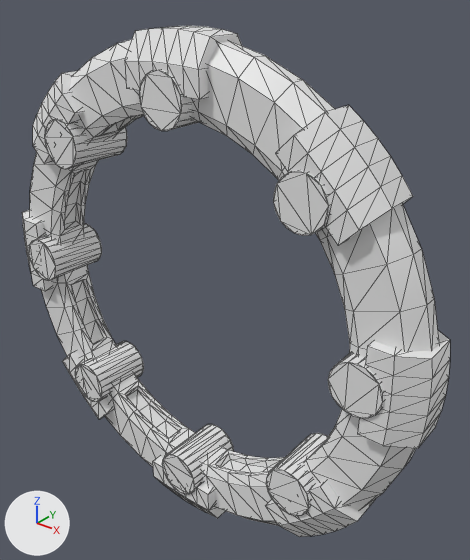
An edit to the FBX model Assets/Environment/Slipgate/Models/Slipgate.FBX, drawn before and after from the same camera.
Both versions are drawn from a 50 mm lens placed at (18.8, -20.3, 14.5), pointed at (1.3, 1.6, 0.9). Lighting does not change. The marker at lower left points along +X, +Y and +Z. Mesh edges are drawn as thin lines. Where no turn or scale is listed for an object, it has been applied to the vertices.

The scene before the commit, as lines of its bpy script (objects in view):
```python
me_mesh = bpy.data.meshes.new('Mesh')
me_mesh.from_pydata(...)  # 1056 vertices, 2048 faces; spans x -12.2..12.2, y -1.6..1.6, z -12.2..12.2
ob_slipgate = bpy.data.objects.new('Slipgate', me_mesh)
ob_slipgate.location = (0.0, 0.0, 0.0)
```
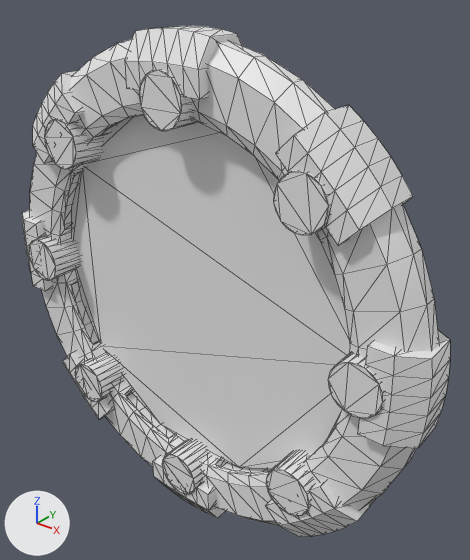
Changed parts and their boxes [x1, y1, x2, y2] in the pictures (470 x 560 px):
```json
{"object": "Portal", "change": "added", "after": [71, 115, 350, 469]}
```

Scene script edits in JSON lines:
```json
{"op": "add", "block": "me_mesh_001", "code": ["me_mesh_001 = bpy.data.meshes.new('Mesh.001')", "me_mesh_001.from_pydata([(9.1, 0.0, 0.0), (8.7, 0.0, 2.8), (7.4, 0.0, 5.3), (5.3, 0.0, 7.4), (2.8, 0.0, 8.7), (0.0, 0.0, 9.1), (-2.8, 0.0, 8.7), (-5.3, 0.0, 7.4), (-7.4, 0.0, 5.3), (-8.7, 0.0, 2.8), (-9.1, 0.0, 0.0), (-8.7, 0.0, -2.8), (-7.4, 0.0, -5.3), (-5.3, 0.0, -7.4), (-2.8, 0.0, -8.7), (0.0, 0.0, -9.1), (2.8, 0.0, -8.7), (5.3, 0.0, -7.4), (7.4, 0.0, -5.3), (8.7, 0.0, -2.8)], [], [(18, 17, 16), (16, 15, 14), (14, 13, 12), (16, 14, 12), (12, 11, 10), (10, 9, 8), (12, 10, 8), (8, 7, 6), (6, 5, 4), (8, 6, 4), (4, 3, 2), (2, 1, 0), (4, 2, 0), (8, 4, 0), (12, 8, 0), (16, 12, 0), (18, 16, 0), (19, 18, 0)])"]}
{"op": "add", "block": "ob_portal", "code": ["ob_portal = bpy.data.objects.new('Portal', me_mesh_001)", "ob_portal.location = (0.0, 0.0, 0.0)"]}
```
